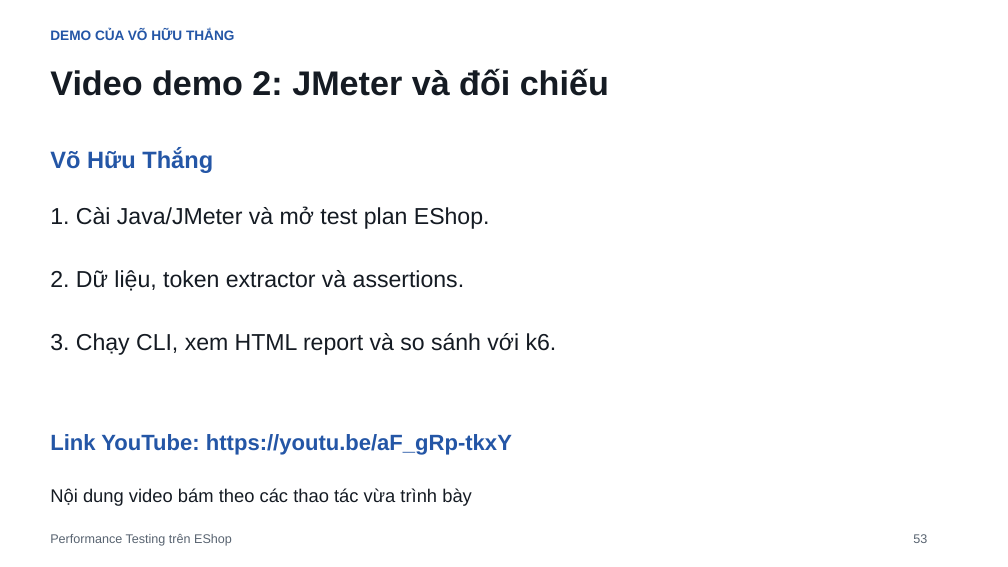
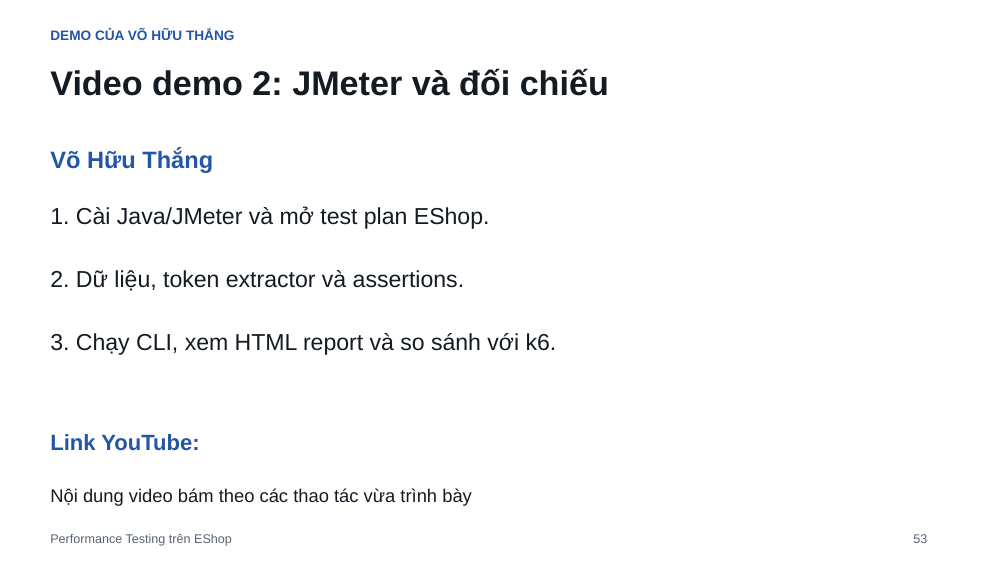
Before and after one commit to minhthang2k5/eshop-sut, a slide deck: slide 53 of submission/slides/Performance_Testing_EShop_v4.pptx. Drawn at 1008x567 pixels with LibreOffice and Linux fonts; fonts in the diff are those of the drawing. Boxes give left, top, right and bottom in pixels: in the first picture for what was removed or moved away, otherwise in the second. Text is boxed around its words. In the diff, an @@ line names an element or a change of style, - is before the commit and + after.

Commit message:
feat(k6): update youtube URL

```diff
--- a/submission/slides/Performance_Testing_EShop_v4.pptx
+++ b/submission/slides/Performance_Testing_EShop_v4.pptx
@@ text at (x1=50, y1=434, x2=199, y2=451): text changed @@
-Link YouTube: https://youtu.be/aF_gRp-tkxY
+Link YouTube:
```
Also in this commit, not shown: 1 other slide changed.
